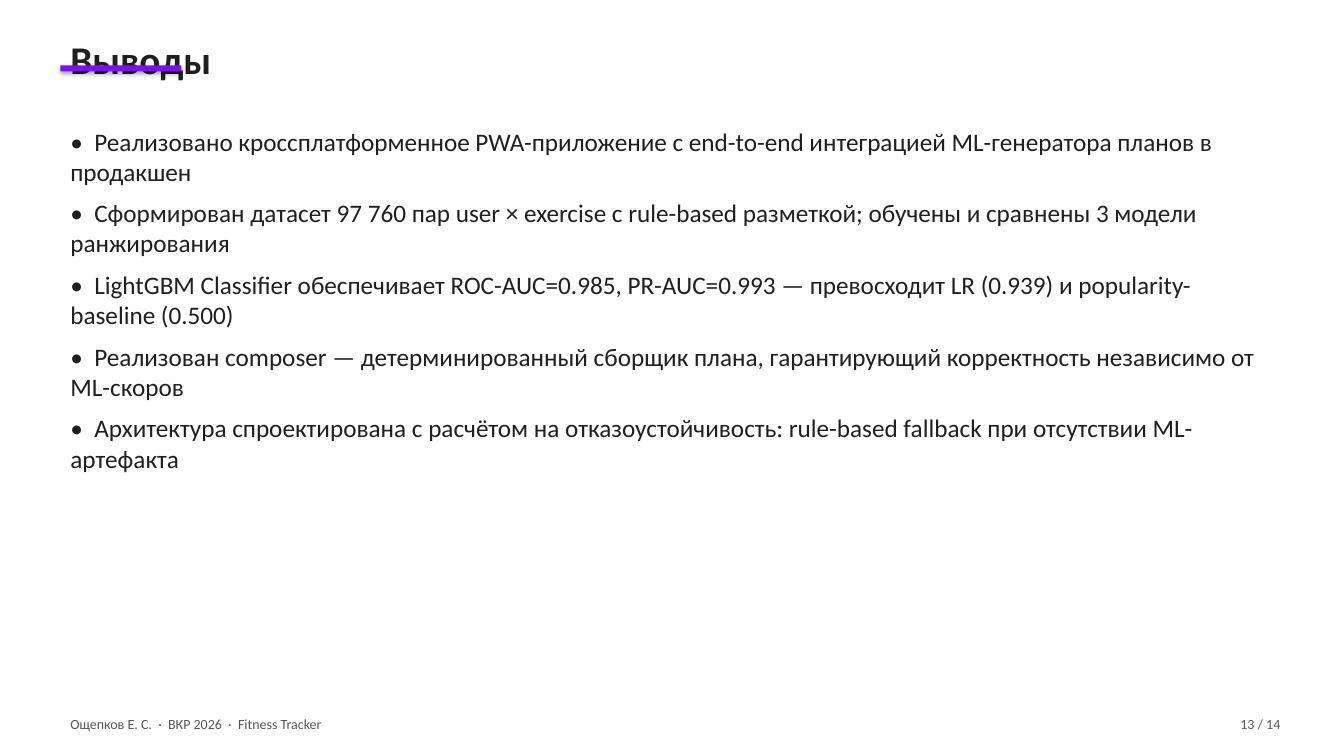
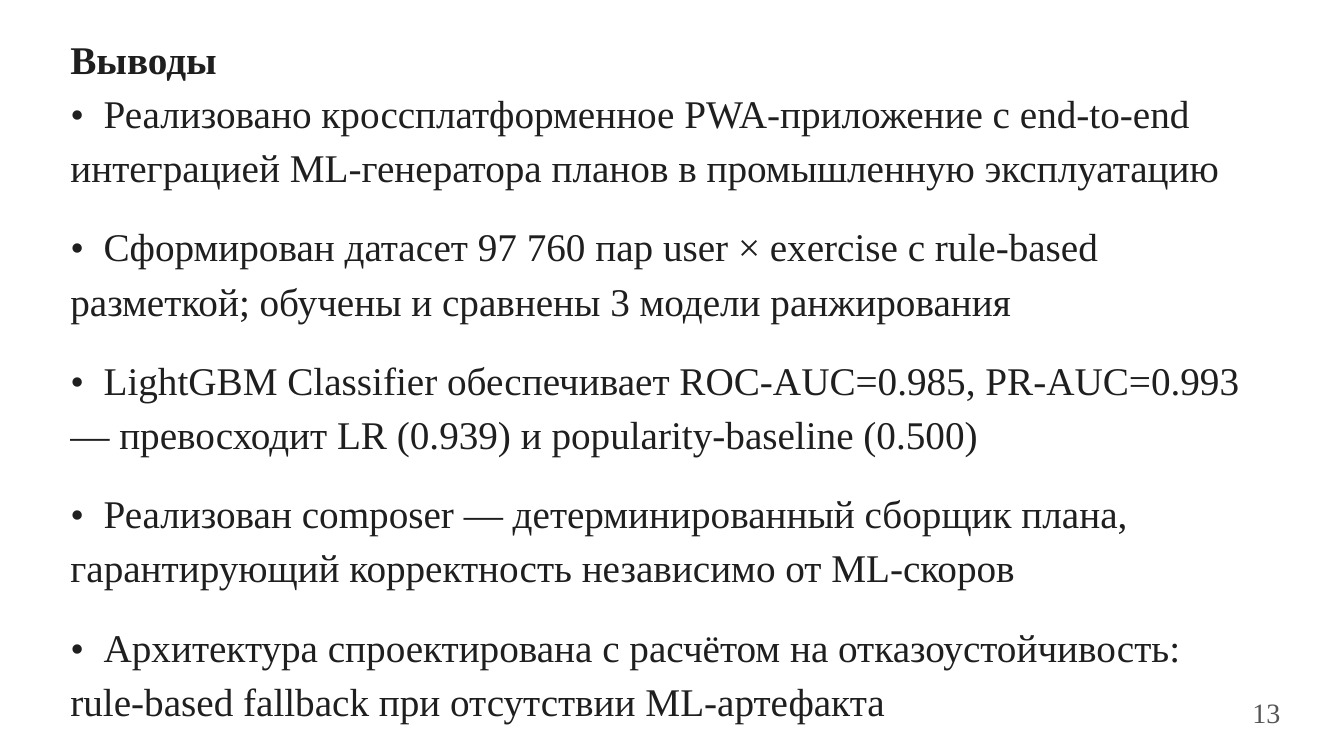
Before and after one commit to geox55/fitness-tracker, a slide deck: slide 13 of docs/thesis/presentation-egor.pptx. Drawn at 1344x756 pixels with LibreOffice and Linux fonts; fonts in the diff are those of the drawing. Boxes give left, top, right and bottom in pixels: in the first picture for what was removed or moved away, otherwise in the second. Text is boxed around its words. In the diff, an @@ line names an element or a change of style, - is before the commit and + after.

```diff
--- a/docs/thesis/presentation-egor.pptx
+++ b/docs/thesis/presentation-egor.pptx
@@ text "Выводы" at (70, 48, 216, 81): font Calibri to Times New Roman @@
@@ rectangle removed at (60, 66, 181, 72) @@
@@ text "• Реализовано кроссплатформенное PWA-приложение с ..." at (70, 100, 1239, 723): vertical alignment top to middle @@
@@ text at (70, 100, 1219, 190): text changed; size 18 to 28 pt; font Calibri to Times New Roman @@
-• Реализовано кроссплатформенное PWA-приложение с end-to-end интеграцией ML-генератора планов в продакшен
+• Реализовано кроссплатформенное PWA-приложение с end-to-end интеграцией ML-генератора планов в промышленную эксплуатацию
@@ text at (70, 233, 1239, 723): size 18 to 28 pt, font Calibri to Times New Roman in "• Сформирован датасет 97 760 пар user ...", "• LightGBM Classifier обеспечивает ROC-AUC=0.985, PR-AUC=0.9 ...", "• Реализован composer — детерминированный сборщик плана, ...", "• Архитектура спроектирована с расчётом на отказоустойчивост ..."; line spacing 1 to 1.15; more space between paragraphs @@
@@ text removed at (70, 719, 322, 731) @@
-Ощепков Е. С. · ВКР 2026 · Fitness Tracker
@@ text at (1252, 704, 1280, 724): text changed; size 10 to 20 pt; font Calibri to Times New Roman @@
-13 / 14
+13
```
Also in this commit, not shown: 13 other slides changed, 14 other files.
